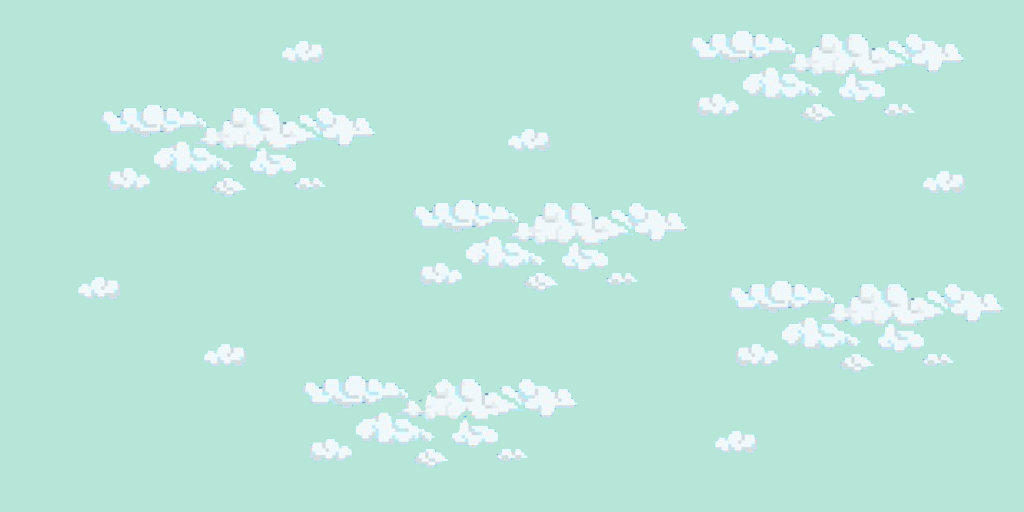
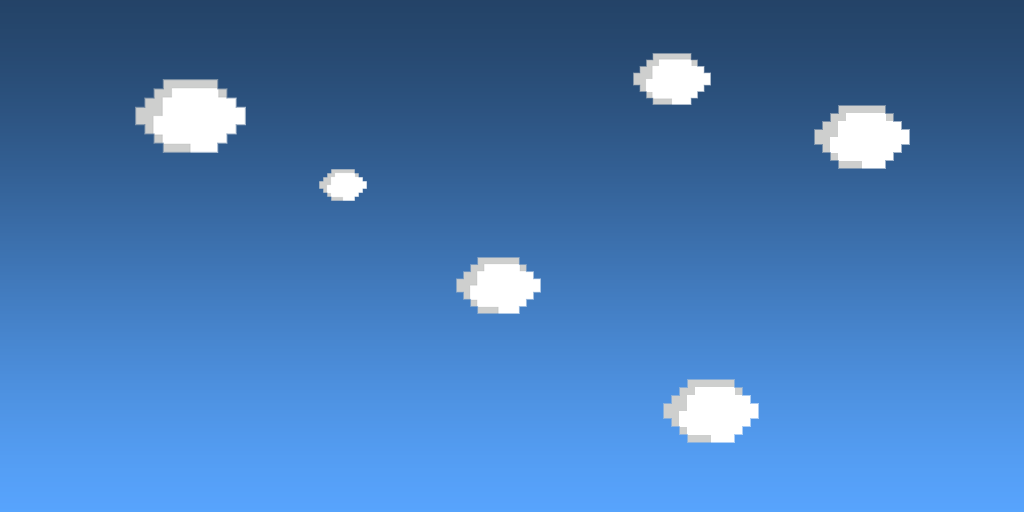
Revision of a layered 1024x512 image; what changed, layer by layer:
hid "CLOUDS" over 77, 29, 1004, 469
added layer "Layer 3" above "Layer 5" over 814, 105, 910, 169
added layer "Layer 5" above "Layer 4" over 319, 169, 367, 201
added layer "Layer 4" above "Layer 6" over 633, 53, 711, 105
added layer "Layer 6" above "Layer 2" over 135, 79, 246, 153
added layer "Layer 2" above "Layer 1" over 456, 257, 541, 314
added layer "Layer 1" above "Rectangle 1" over 663, 379, 759, 443
painted on "Rectangle 1" over 0, 0, 1024, 512
hid "Background" over 0, 0, 1024, 512
